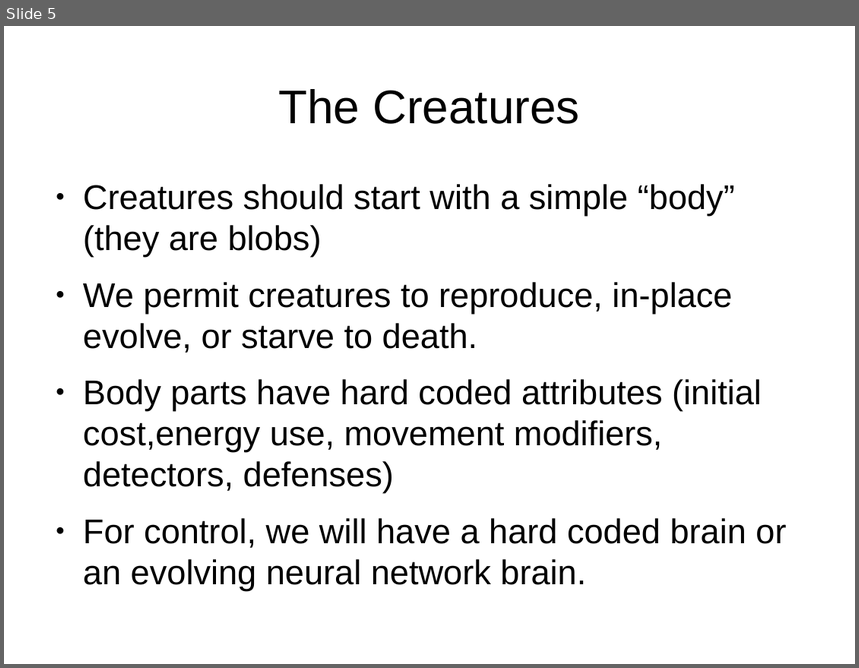
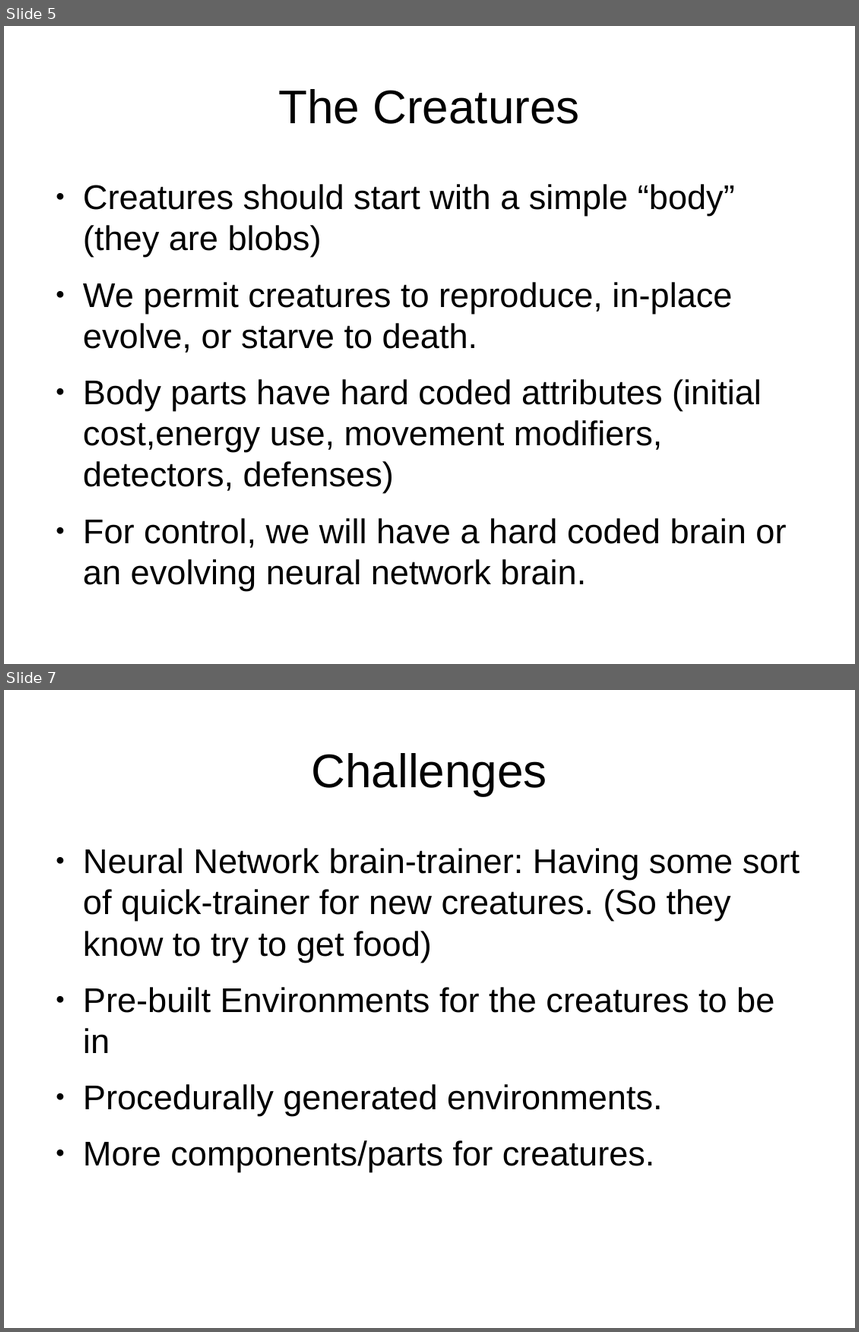
Before and after one commit to ttoocs/Cpsc565_Project, a slide deck: preview_slides/Preview_Slides.odp. Shown one above the other, each under a label of ours: slide 5 before the commit, slides 5 and 7 after it; the slides between them are not shown. The pictures are 859x668 and 859x1332 pixels, drawn with LibreOffice and Linux fonts; fonts in the diff are those of the drawing. Boxes give left, top, right and bottom in pixels: in the first picture for what was removed or moved away, otherwise in the second. Text is boxed around its words. In the diff, an @@ line names an element or a change of style, - is before the commit and + after.

```diff
--- a/preview_slides/Preview_Slides.odp
+++ b/preview_slides/Preview_Slides.odp
@@ slide 7 added at [4, 690, 855, 1328], background #FFFFFF @@
@@ title added at [311, 753, 547, 796], 44 pt, text #000000 @@
+Challenges
@@ text added at [83, 848, 800, 1173], 32 pt, text #000000 @@
+● Neural Network brain-trainer: Having some sort of quick-trainer for new creatures. (So they know to try to get food)
+● Pre-built Environments for the creatures to be in
+● Procedurally generated environments.
+● More components/parts for creatures.
```
Also in this commit, not shown: 1 slide changed.
